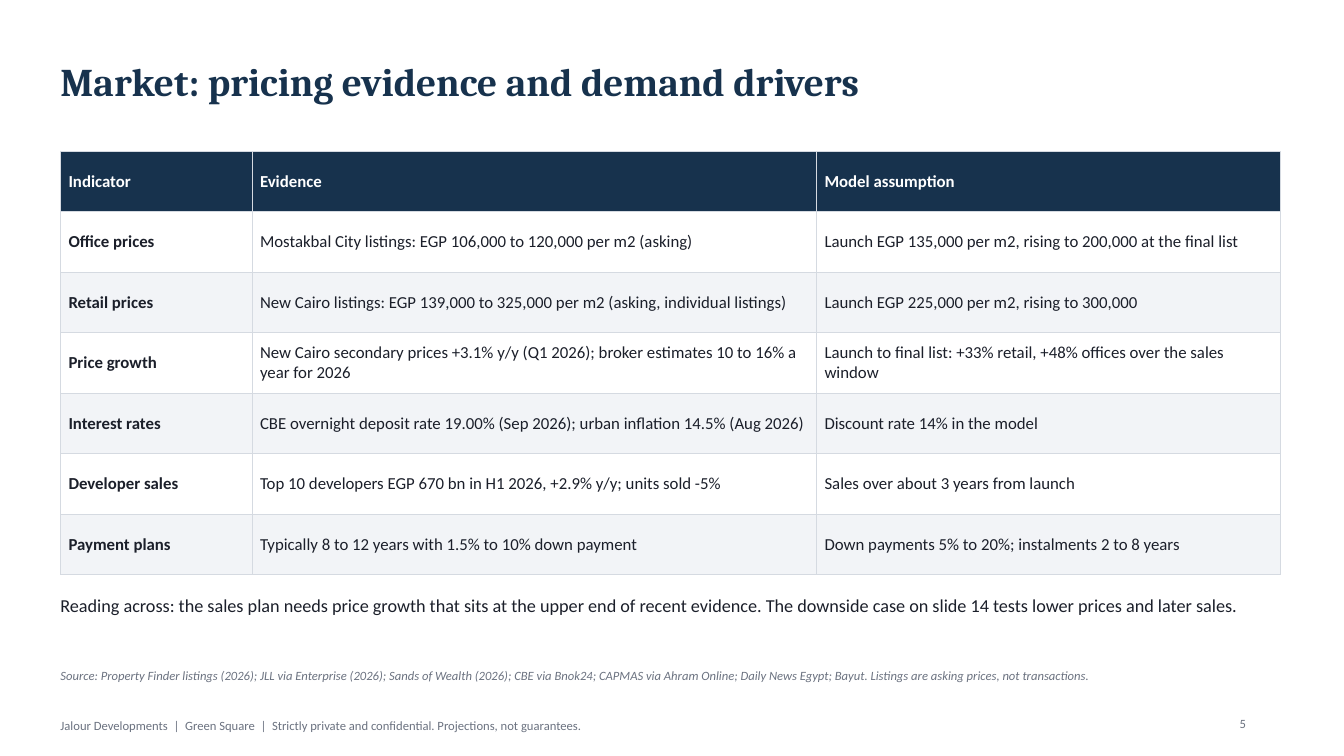
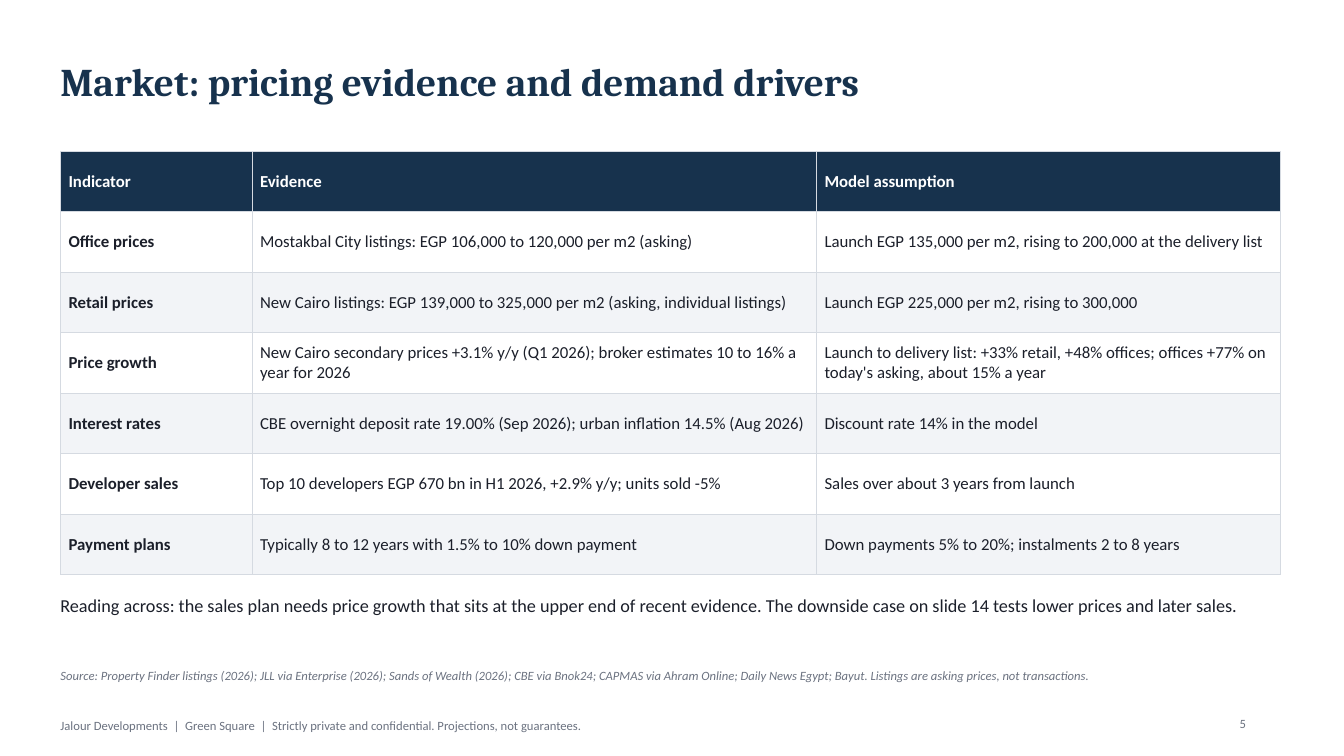
Before and after one commit to abdelnabiii/Jalour_inv_pitch, a slide deck: slide 5 of output/GS_050M/Deck.pptx. Drawn at 1344x756 pixels with LibreOffice and Linux fonts; fonts in the diff are those of the drawing. Boxes give left, top, right and bottom in pixels: in the first picture for what was removed or moved away, otherwise in the second. Text is boxed around its words. In the diff, an @@ line names an element or a change of style, - is before the commit and + after.

```diff
--- a/output/GS_050M/Deck.pptx
+++ b/output/GS_050M/Deck.pptx
@@ table at [60,151,1280,557] @@
-row 2, column 3: Launch EGP 135,000 per m2, rising to 200,000 at the final list
+row 2, column 3: Launch EGP 135,000 per m2, rising to 200,000 at the delivery list
-row 4, column 3: Launch to final list: +33% retail, +48% offices over the sales window
+row 4, column 3: Launch to delivery list: +33% retail, +48% offices; offices +77% on today's asking, about 15% a year
```
Also in this commit, not shown: 7 other slides changed, 47 other files.
